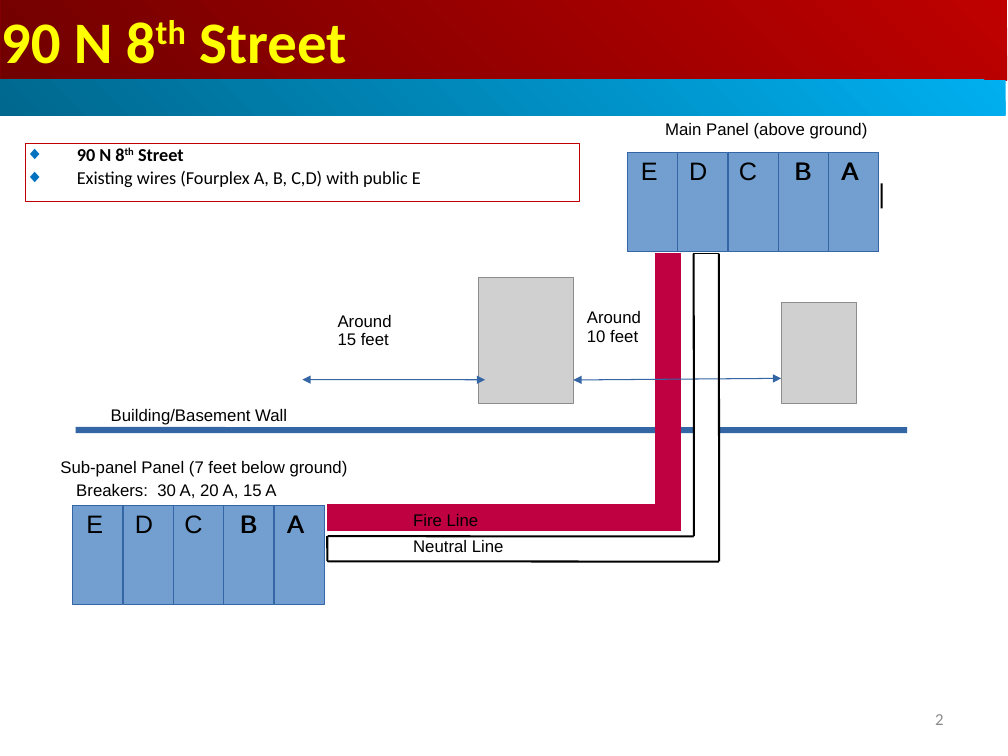
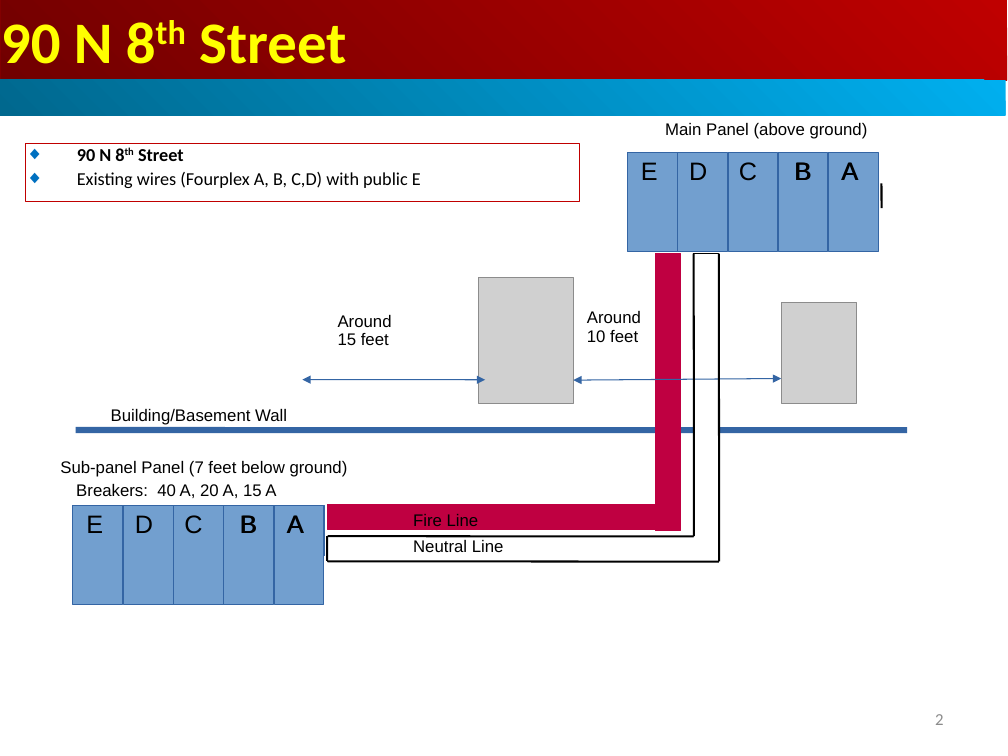
Before and after one commit to peterhchen/1000_Family, a slide deck: slide 2 of Real_Estate/SanJose_90_8th/000_90N8th_SanJoe_GroudBar_SafetySpot (minimized).ppt. Drawn at 1008x756 pixels with LibreOffice and Linux fonts; fonts in the diff are those of the drawing; grey boxes stand for pictures. Boxes give left, top, right and bottom in pixels: in the first picture for what was removed or moved away, otherwise in the second. Text is boxed around its words. In the diff, an @@ line names an element or a change of style, - is before the commit and + after.

```diff
--- a/Real_Estate/SanJose_90_8th/000_90N8th_SanJoe_GroudBar_SafetySpot (minimized).ppt
+++ b/Real_Estate/SanJose_90_8th/000_90N8th_SanJoe_GroudBar_SafetySpot (minimized).ppt
@@ text at [76,484,276,498]: text changed @@
-Breakers: 30 A, 20 A, 15 A
+Breakers: 40 A, 20 A, 15 A
```
Also in this commit, not shown: 1 other slide changed.
